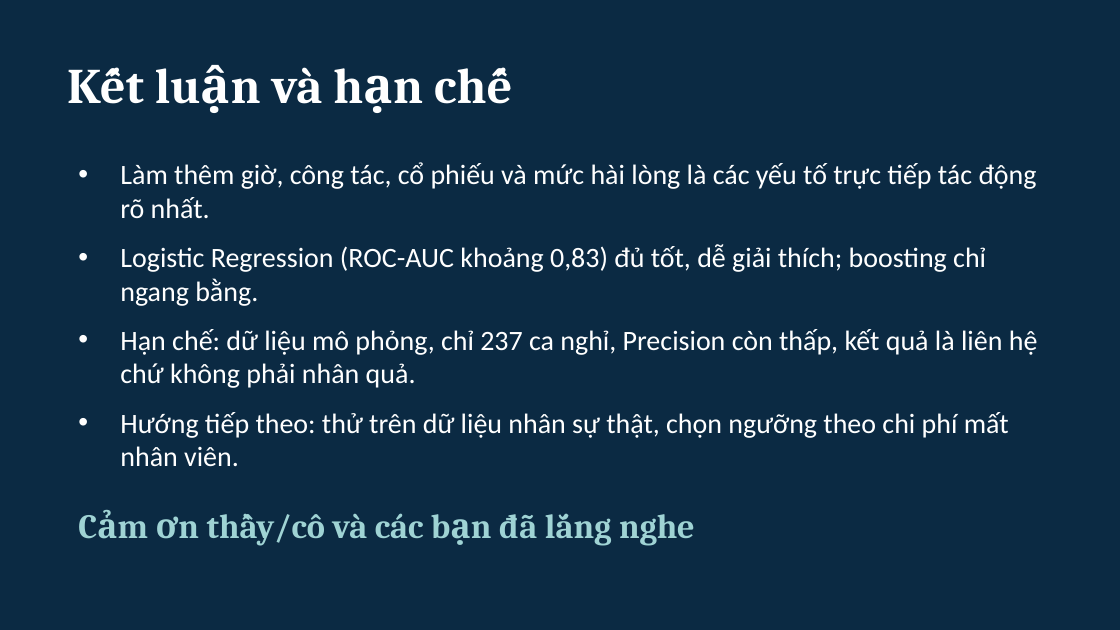
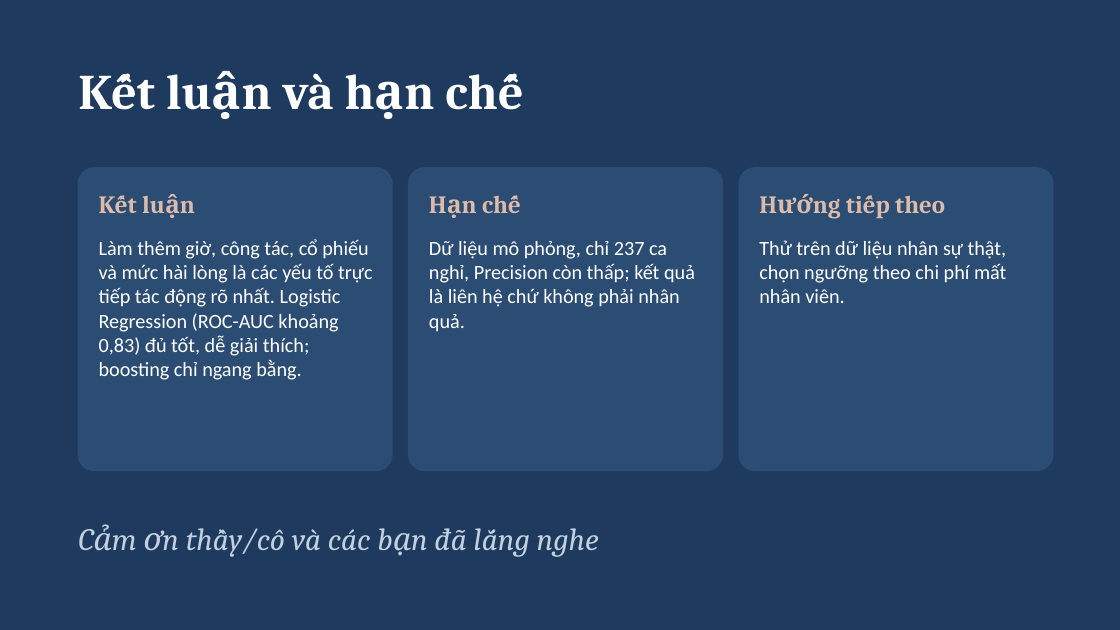
Before and after one commit to truong123123/DuDoanNghiViec_KhaiPhaDuLieu, a slide deck: slide 11 of ThuyetTrinh_DuDoanNghiViec.pptx (slide 8 before the commit). Drawn at 1120x630 pixels with LibreOffice and Linux fonts; fonts in the diff are those of the drawing. Boxes give left, top, right and bottom in pixels: in the first picture for what was removed or moved away, otherwise in the second. Text is boxed around its words. In the diff, an @@ line names an element or a change of style, - is before the commit and + after.

```diff
--- a/ThuyetTrinh_DuDoanNghiViec.pptx
+++ b/ThuyetTrinh_DuDoanNghiViec.pptx
@@ background #0B2A43 to #1E3A5F @@
@@ text "Kết luận và hạn chế" rewrapped from bbox=[120, 67, 323, 355] to bbox=[283, 73, 516, 110] @@
@@ rounded rectangle added at bbox=[78, 168, 392, 470], fill #2B4C73, outline #2B4C73 1 pt @@
@@ rounded rectangle added at bbox=[409, 168, 722, 470], fill #2B4C73, outline #2B4C73 1 pt @@
@@ rounded rectangle added at bbox=[739, 168, 1053, 470], fill #2B4C73, outline #2B4C73 1 pt @@
@@ text added at bbox=[482, 195, 518, 213], 16 pt, text #DDBBAA, bold @@
+Hạn chế
@@ text added at bbox=[895, 195, 945, 213], 16 pt, text #DDBBAA, bold @@
+Hướng tiếp theo
@@ text at bbox=[99, 239, 372, 380]: text changed; size 18 to 13 pt @@
-• Làm thêm giờ, công tác, cổ phiếu và mức hài lòng là các yếu tố trực tiếp tác động rõ nhất.
-• Logistic Regression (ROC-AUC khoảng 0,83) đủ tốt, dễ giải thích; boosting chỉ ngang bằng.
-• Hạn chế: dữ liệu mô phỏng, chỉ 237 ca nghỉ, Precision còn thấp, kết quả là liên hệ chứ không phải nhân quả.
-• Hướng tiếp theo: thử trên dữ liệu nhân sự thật, chọn ngưỡng theo chi phí mất nhân viên.
+Làm thêm giờ, công tác, cổ phiếu và mức hài lòng là các yếu tố trực tiếp tác động rõ nhất. Logistic Regression (ROC-AUC khoảng 0,83) đủ tốt, dễ giải thích; boosting chỉ ngang bằng.
@@ text added at bbox=[429, 241, 695, 332], 13 pt, text #FFFFFF @@
+Dữ liệu mô phỏng, chỉ 237 ca nghỉ, Precision còn thấp; kết quả là liên hệ chứ không phải nhân quả.
@@ text added at bbox=[634, 264, 659, 279], 16 pt, text #DDBBAA, bold @@
+Kết luận
@@ text added at bbox=[759, 240, 1007, 303], 13 pt, text #FFFFFF @@
+Thử trên dữ liệu nhân sự thật, chọn ngưỡng theo chi phí mất nhân viên.
@@ text "Cảm ơn thầy/cô và các ..." at bbox=[229, 528, 599, 556]: size 22 to 20 pt, text colour #9FD3D4 to #C3D0DE, bold off, italic on; vertical alignment top to middle @@
```
Also in this commit, not shown: 7 other slides changed, 3 slides added.
